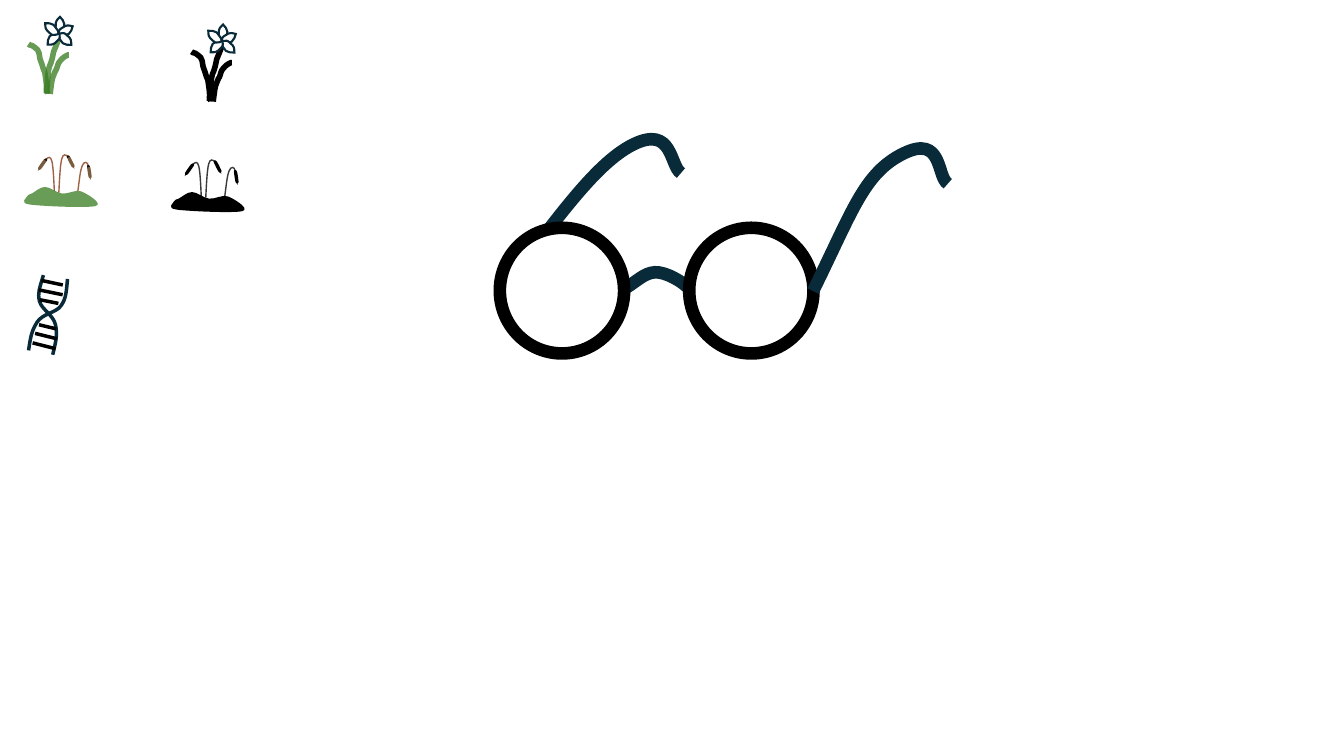
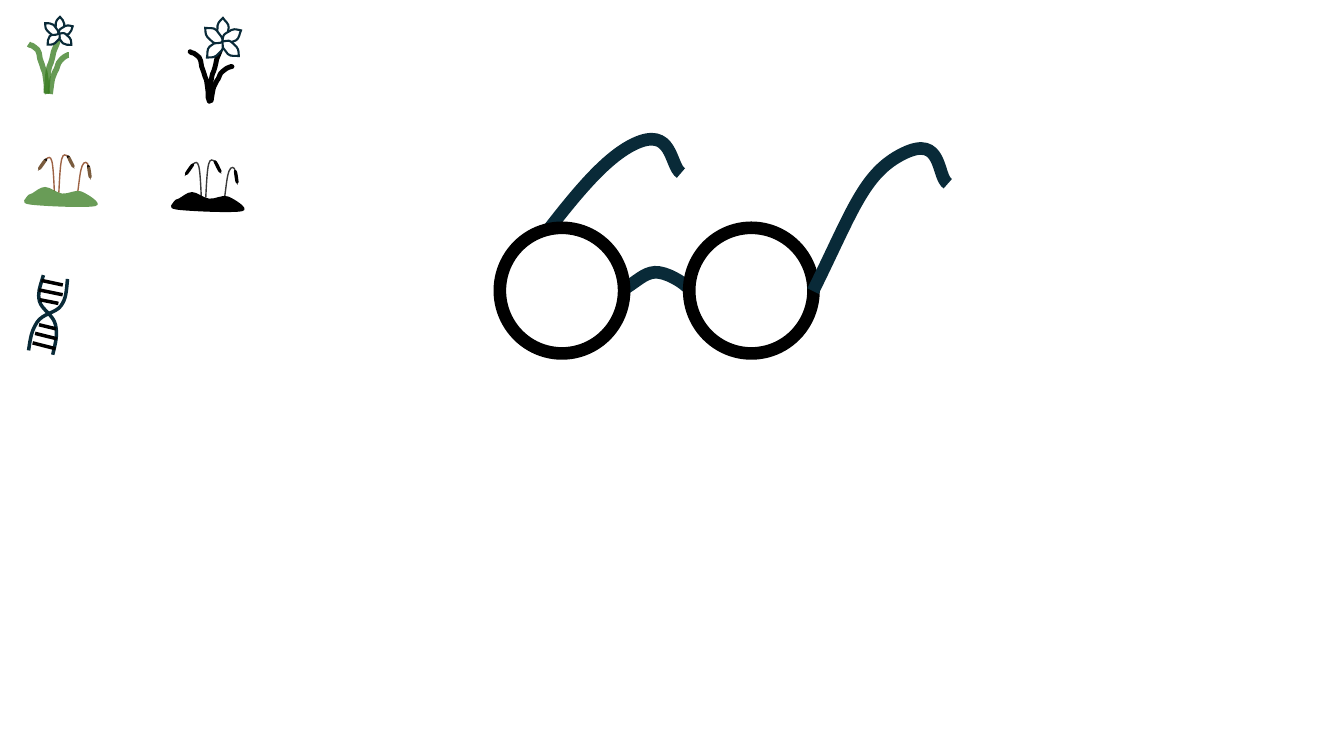
Before and after one commit to jakobjassmann/eDNAtundra, a slide deck: slide 4 of figures/sketches_site_plot_layout.pptx. Drawn at 1344x756 pixels with LibreOffice and Linux fonts; fonts in the diff are those of the drawing. Boxes give left, top, right and bottom in pixels: in the first picture for what was removed or moved away, otherwise in the second. Text is boxed around its words. In the diff, an @@ line names an element or a change of style, - is before the commit and + after.

```diff
--- a/figures/sketches_site_plot_layout.pptx
+++ b/figures/sketches_site_plot_layout.pptx
@@ freeform shape at (205, 25, 223, 45): outline redrawn @@
@@ freeform shape: place and size @@
-freeform shape at (215, 24, 233, 42)
+freeform shape at (212, 17, 235, 40)
@@ freeform shape: place and size @@
-freeform shape at (222, 32, 236, 45)
+freeform shape at (222, 28, 241, 45)
@@ freeform shape at (191, 51, 210, 101): outline #000000 4 pt to #000000 3.5 pt; outline redrawn @@
@@ freeform shape: place and size @@
-freeform shape at (209, 39, 224, 53)
+freeform shape at (205, 40, 224, 58)
@@ freeform shape at (210, 46, 222, 102): outline #000000 4 pt to #000000 3.5 pt @@
@@ freeform shape: place and size @@
-freeform shape at (221, 39, 235, 54)
+freeform shape at (221, 39, 239, 59)
@@ freeform shape at (212, 67, 233, 101): outline #000000 4 pt to #000000 3.5 pt @@
@@ freeform shape: place and size @@
-freeform shape at (214, 63, 233, 102)
+freeform shape at (212, 67, 233, 101)
```
Also in this commit, not shown: 1 other file.
